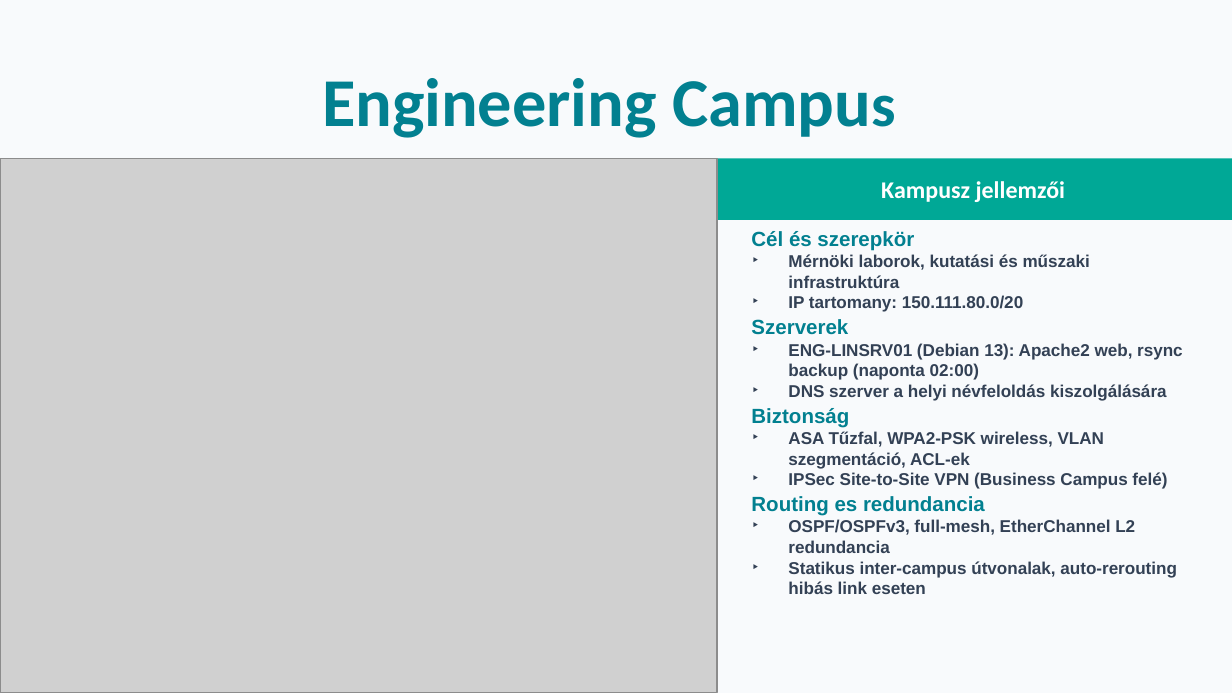
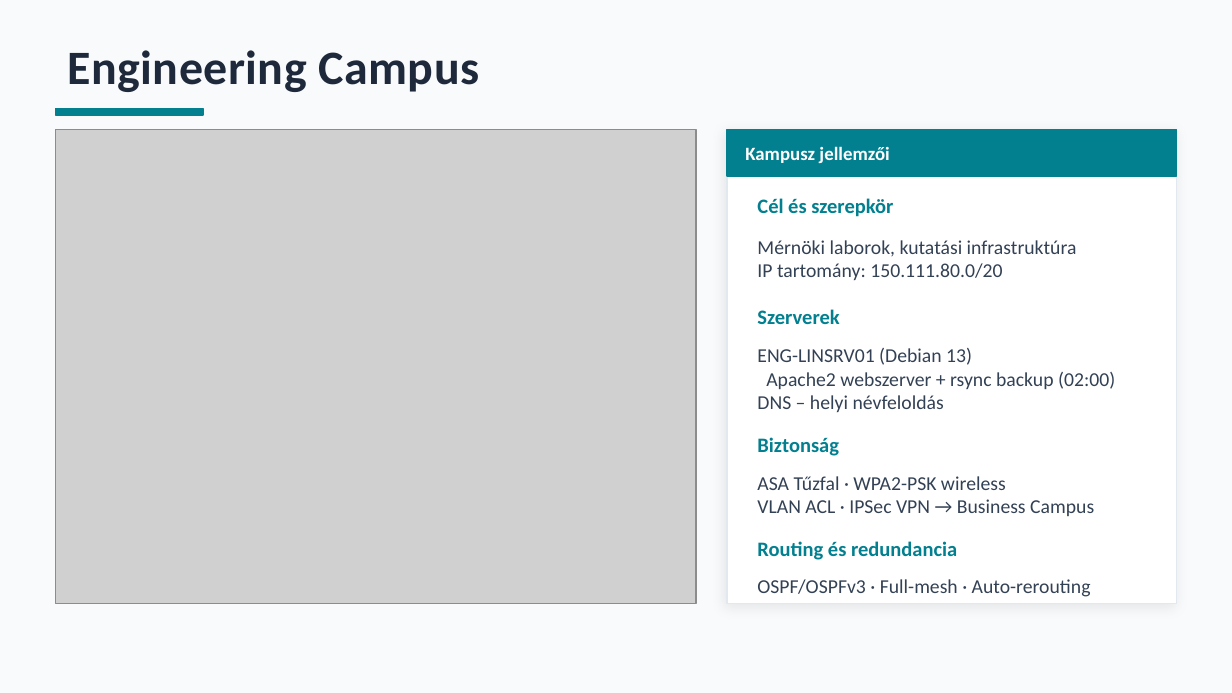
Before and after one commit to brautigampeter/Peters-n-Johnsons-Tech, a slide deck: slide 7 of PnJT - Háromkampuszos Egyetemi Hálózat prezentáció - Magyar.pptx (slide 6 before the commit). Drawn at 1232x693 pixels with LibreOffice and Linux fonts; fonts in the diff are those of the drawing; grey boxes stand for pictures. Boxes give left, top, right and bottom in pixels: in the first picture for what was removed or moved away, otherwise in the second. Text is boxed around its words. In the diff, an @@ line names an element or a change of style, - is before the commit and + after.

Commit message:
ppt update

```diff
--- a/PnJT - Háromkampuszos Egyetemi Hálózat prezentáció - Magyar.pptx
+++ b/PnJT - Háromkampuszos Egyetemi Hálózat prezentáció - Magyar.pptx
@@ text "Engineering Campus": place and size @@
-text "Engineering Campus" at box(322, 78, 657, 138)
+text "Engineering Campus" at box(68, 50, 480, 92)
@@ text "Engineering Campus" at box(68, 50, 480, 92): size 40 to 28 pt, text colour #028090 to #1E293B, letter spacing 0 to 0.3 pt; size 36 to 28 pt in "Campus"; alignment centre to left @@
@@ rectangle added at box(55, 108, 203, 116), fill #028090, outline #028090 1 pt @@
@@ picture: place and size @@
-picture at box(0, 159, 717, 693)
+picture at box(55, 129, 696, 604)
@@ rectangle: place and size @@
-rectangle at box(715, 159, 1232, 221)
+rectangle at box(727, 129, 1177, 176)
@@ rectangle at box(727, 129, 1177, 176): fill #00A896 to #028090; outline none to #028090 1 pt @@
@@ rectangle added at box(727, 129, 1177, 604), fill #FFFFFF, outline #E2E8F0 1 pt @@
@@ text "Kampusz jellemzői": place and size @@
-text "Kampusz jellemzői" at box(881, 181, 1065, 202)
+text "Kampusz jellemzői" at box(745, 146, 889, 163)
@@ text "Kampusz jellemzői" at box(745, 146, 889, 163): size 14 to 11 pt; alignment centre to left @@
@@ text added at box(757, 198, 893, 217), 12 pt, text #028090, bold @@
+Cél és szerepkör
@@ text removed at box(751, 231, 1183, 594) @@
-Cél és szerepkör
-‣ Mérnöki laborok, kutatási és műszaki infrastruktúra
-‣ IP tartomany: 150.111.80.0/20
-Szerverek
-‣ ENG-LINSRV01 (Debian 13): Apache2 web, rsync backup (naponta 02:00)
-‣ DNS szerver a helyi névfeloldás kiszolgálására
-Biztonság
-‣ ASA Tűzfal, WPA2-PSK wireless, VLAN szegmentáció, ACL-ek
-‣ IPSec Site-to-Site VPN (Business Campus felé)
-Routing es redundancia
-‣ OSPF/OSPFv3, full-mesh, EtherChannel L2 redundancia
-‣ Statikus inter-campus útvonalak, auto-rerouting hibás link eseten
@@ text added at box(757, 240, 1077, 280), 11.5 pt, text #334155 @@
+Mérnöki laborok, kutatási infrastruktúra
+IP tartomány: 150.111.80.0/20
@@ text added at box(757, 309, 839, 324), 12 pt, text #028090, bold @@
+Szerverek
@@ text added at box(757, 348, 1115, 412), 11.5 pt, text #334155 @@
+ENG-LINSRV01 (Debian 13)
+Apache2 webszerver + rsync backup (02:00)
+DNS – helyi névfeloldás
@@ text added at box(757, 437, 839, 456), 12 pt, text #028090, bold @@
+Biztonság
@@ text added at box(757, 476, 1094, 516), 11.5 pt, text #334155 @@
+ASA Tűzfal · WPA2-PSK wireless
+VLAN ACL · IPSec VPN → Business Campus
@@ text added at box(757, 541, 957, 560), 12 pt, text #028090, bold @@
+Routing és redundancia
@@ text added at box(757, 579, 1091, 597), 11.5 pt, text #334155 @@
+OSPF/OSPFv3 · Full-mesh · Auto-rerouting
```
Also in this commit, not shown: 7 other slides changed, 15 slides added, 5 slides removed, 1 other file.
